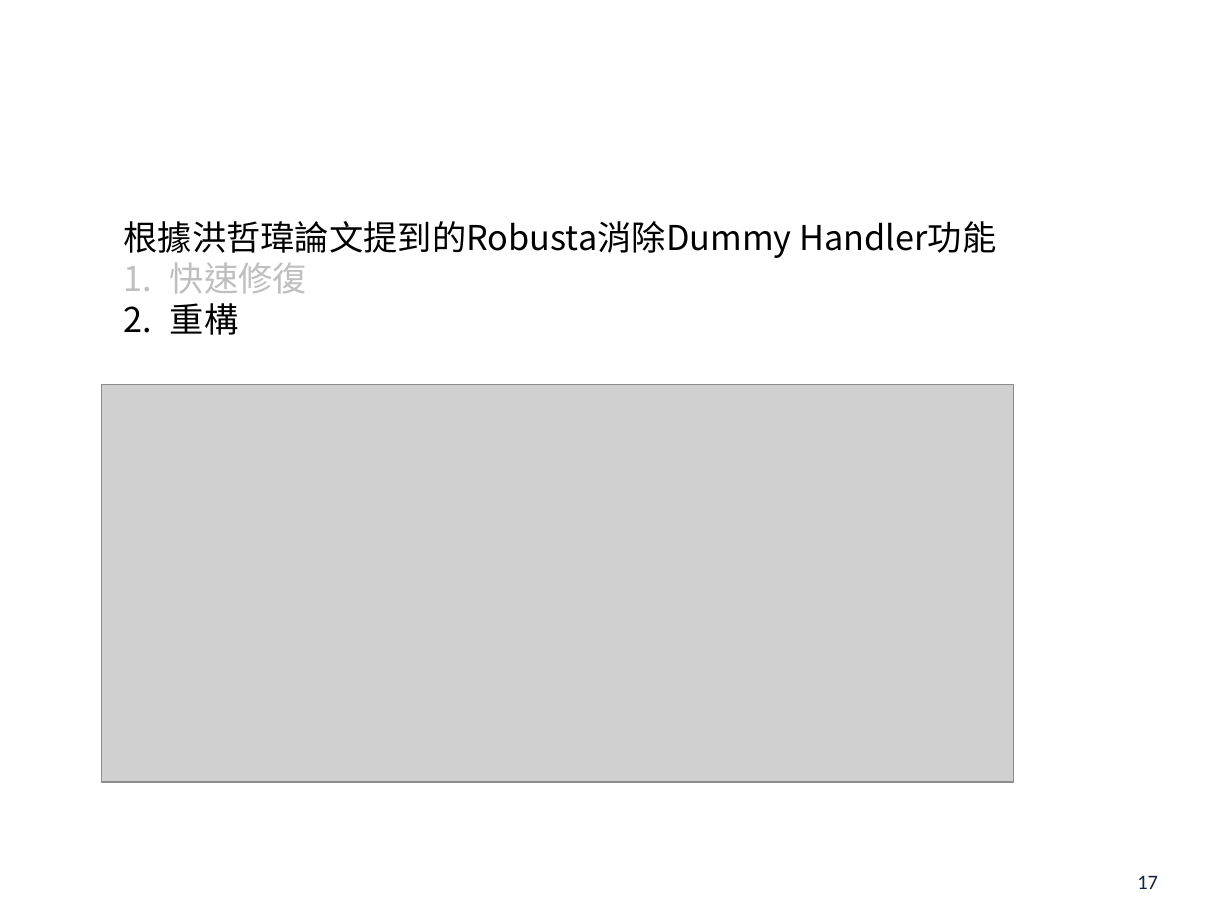
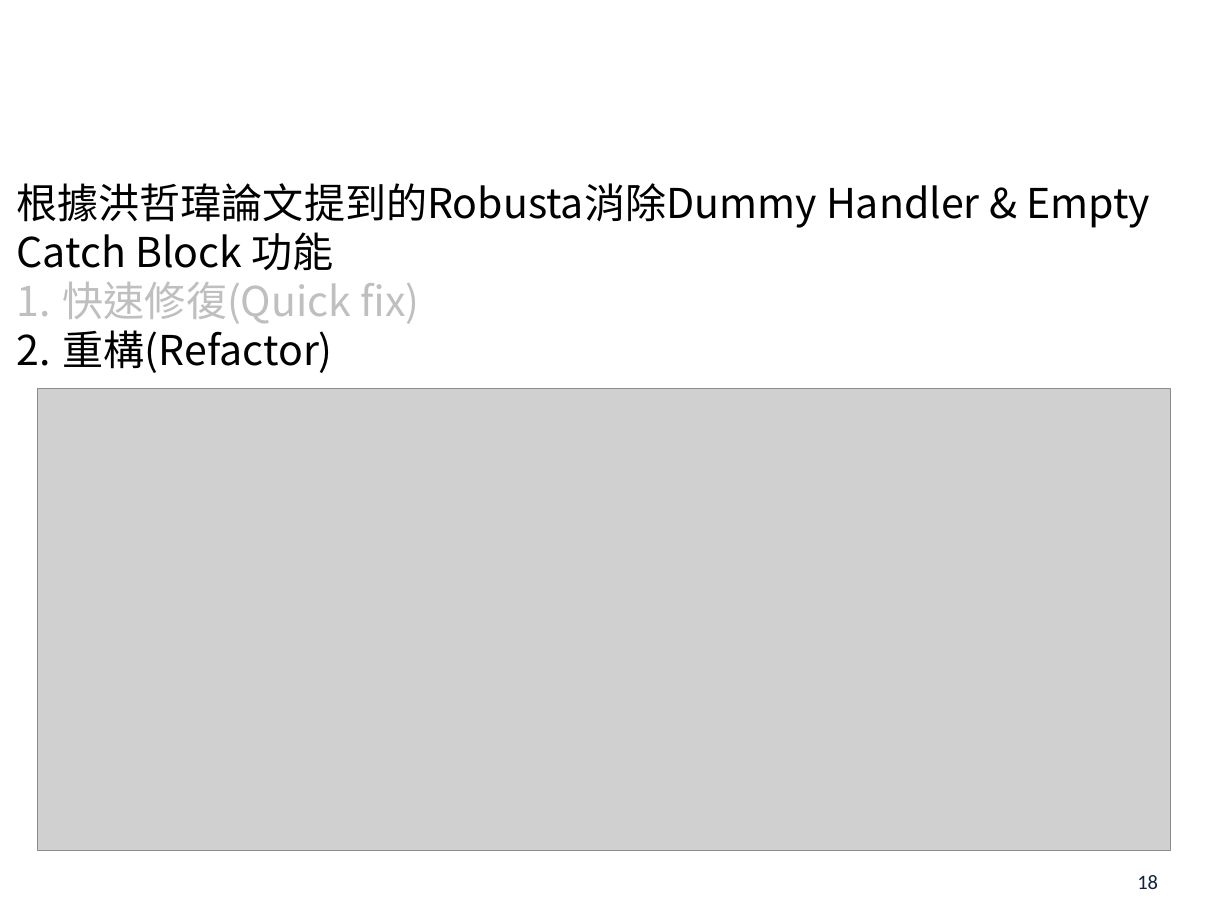
Before and after one commit to s7130457/thesis, a slide deck: slide 18 of 楊雅雯-口試投影片.pptx (slide 17 before the commit). Drawn at 1232x924 pixels with LibreOffice and Linux fonts; fonts in the diff are those of the drawing; grey boxes stand for pictures; background and template pictures are left out. Boxes give left, top, right and bottom in pixels: in the first picture for what was removed or moved away, otherwise in the second. Text is boxed around its words. In the diff, an @@ line names an element or a change of style, - is before the commit and + after.

```diff
--- a/楊雅雯-口試投影片.pptx
+++ b/楊雅雯-口試投影片.pptx
@@ text at <box>17,183,1150,373</box>: text changed; size 20 to 24 pt @@
-根據洪哲瑋論文提到的Robusta消除Dummy Handler功能
-1. 快速修復
-2. 重構
+根據洪哲瑋論文提到的Robusta消除Dummy Handler & Empty Catch Block 功能
+1. 快速修復(Quick fix)
+2. 重構(Refactor)
@@ picture: place and size @@
-picture at <box>102,384,1014,782</box>
+picture at <box>38,388,1170,850</box>
@@ page number at <box>1137,875,1158,889</box>: text changed @@
-17
+18
```
Also in this commit, not shown: 25 other slides changed, 1 slide added, 2 other files.
